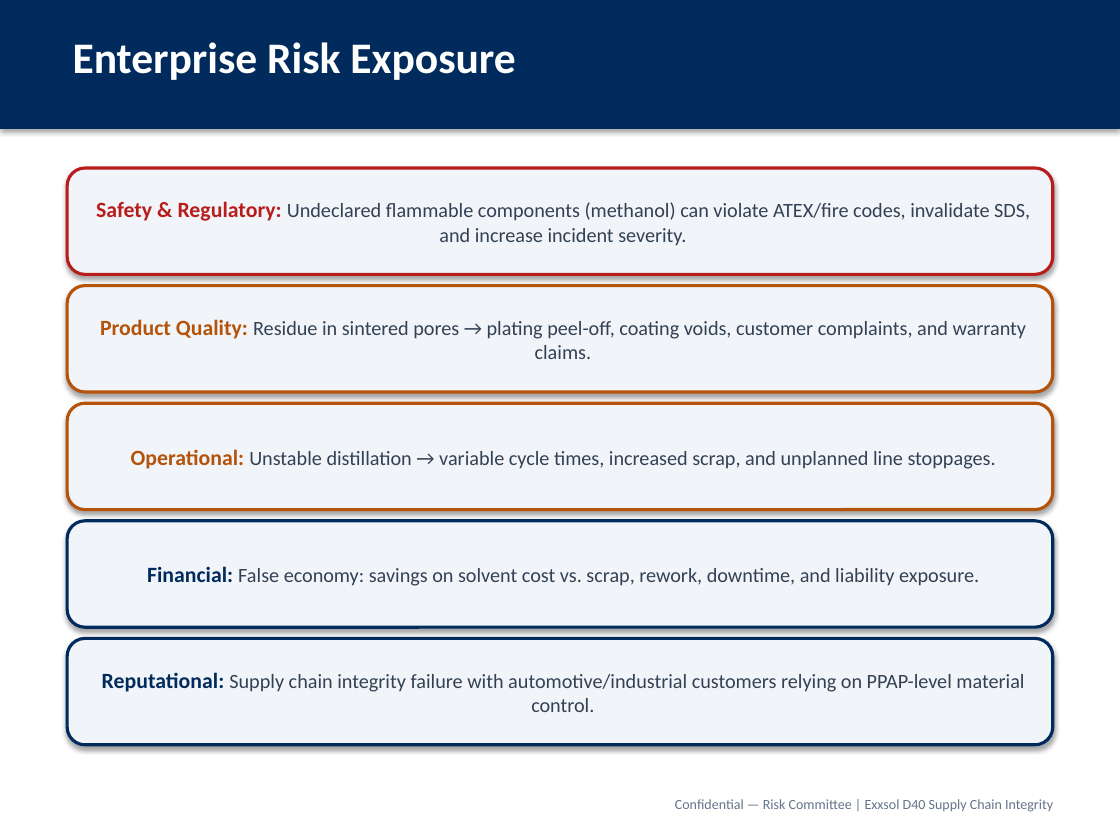
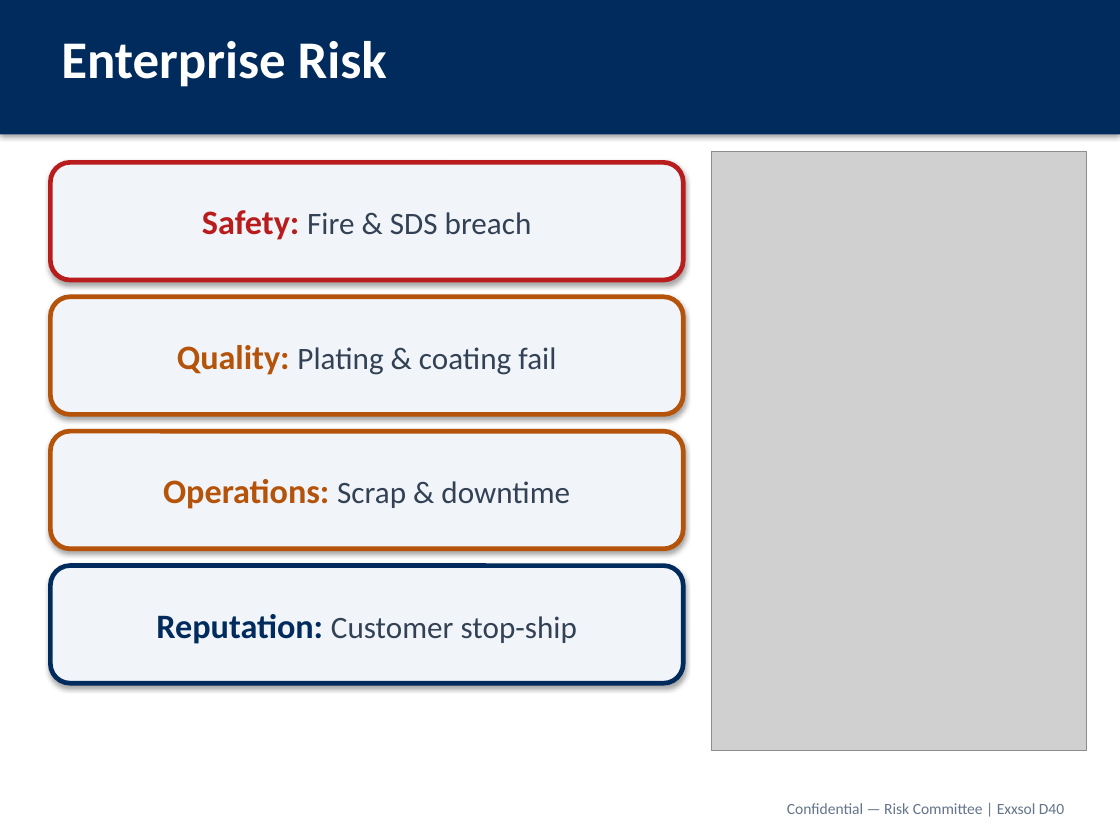
Before and after one commit to rockyforever8-sys/Machine-Learning-Project, a slide deck: slide 12 of presentations/Exxsol_D40_Supply_Chain_Risk_Committee.pptx. Drawn at 1120x840 pixels with LibreOffice and Linux fonts; fonts in the diff are those of the drawing; grey boxes stand for pictures. Boxes give left, top, right and bottom in pixels: in the first picture for what was removed or moved away, otherwise in the second. Text is boxed around its words. In the diff, an @@ line names an element or a change of style, - is before the commit and + after.

```diff
--- a/presentations/Exxsol_D40_Supply_Chain_Risk_Committee.pptx
+++ b/presentations/Exxsol_D40_Supply_Chain_Risk_Committee.pptx
@@ rectangle: place and size @@
-rectangle at <box>0,0,1120,129</box>
+rectangle at <box>0,0,1120,134</box>
@@ text at <box>61,41,387,87</box>: text changed; size 28 to 34 pt @@
-Enterprise Risk Exposure
+Enterprise Risk
@@ rounded rectangle added at <box>50,162,683,280</box>, fill #F1F5F9, outline #B91C1C 3 pt, 20 pt, text #334155 @@
+Safety: Fire & SDS breach
@@ rounded rectangle removed at <box>67,168,1053,274</box> @@
-Safety & Regulatory: Undeclared flammable components (methanol) can violate ATEX/fire codes, invalidate SDS, and increase incident severity.
@@ picture added at <box>711,151,1086,750</box> @@
@@ rounded rectangle added at <box>50,297,683,414</box>, fill #F1F5F9, outline #B45309 3 pt, 20 pt, text #334155 @@
+Quality: Plating & coating fail
@@ rounded rectangle removed at <box>67,286,1053,392</box> @@
-Product Quality: Residue in sintered pores → plating peel-off, coating voids, customer complaints, and warranty claims.
@@ rounded rectangle removed at <box>67,403,1053,510</box> @@
-Operational: Unstable distillation → variable cycle times, increased scrap, and unplanned line stoppages.
@@ rounded rectangle "Operations: Scrap & downtime": place and size @@
-rounded rectangle "Operations: Scrap & downtime" at <box>67,521,1053,627</box>
+rounded rectangle "Operations: Scrap & downtime" at <box>50,431,683,549</box>
@@ rounded rectangle "Operations: Scrap & downtime" at <box>50,431,683,549</box>: outline #002B5C 2 pt to #B45309 3 pt @@
@@ text in rounded rectangle at <box>163,479,570,509</box>: text changed; size 13 to 20 pt @@
-Financial: False economy: savings on solvent cost vs. scrap, rework, downtime, and liability exposure.
+Operations: Scrap & downtime
@@ rounded rectangle added at <box>50,566,683,683</box>, fill #F1F5F9, outline #002B5C 3 pt, 20 pt, text #334155 @@
+Reputation: Customer stop-ship
@@ rounded rectangle removed at <box>67,638,1053,745</box> @@
-Reputational: Supply chain integrity failure with automotive/industrial customers relying on PPAP-level material control.
@@ text at <box>787,803,1064,814</box>: text changed; size 9 to 10 pt @@
-Confidential — Risk Committee | Exxsol D40 Supply Chain Integrity
+Confidential — Risk Committee | Exxsol D40
```
Also in this commit, not shown: 16 other slides changed, 2 slides added, 2 slides removed, 21 other files.
